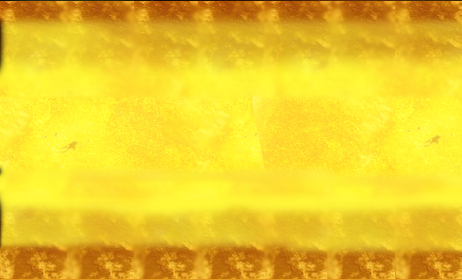
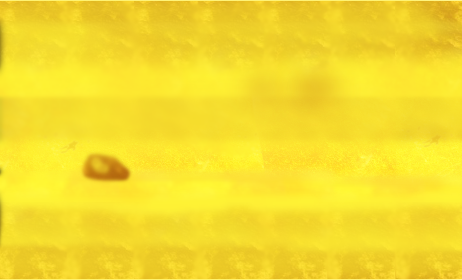
Revision of a layered 462px x 280px image; what changed, layer by layer:
renamed "Слой 2" to "Слой 4", painted on it over [0, 0, 462, 280]
removed layer "Слой 1" over [0, 1, 462, 279]
hid "Фон" over [0, 0, 462, 280]
